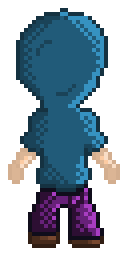
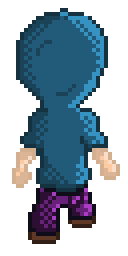
Layered file, before and after one edit (128 x 256). Changes by layer:
renamed "08" to "002", showed the group it (25 layers) over [12, 136, 120, 244]
added group "tronco" (7th of 8, in "002") with 4 layers in group "002" over [20, 136, 108, 192]
added layer "tronco-shadow copy" in group "tronco" over [24, 136, 92, 184]
added layer "tronco-fill" (7th of 8, in "002" › "tronco") in group "tronco" over [24, 136, 104, 184]
added layer "tronco copy" (7th of 8, in "002" › "tronco") in group "tronco" over [20, 136, 108, 192]
added group "braco" (13th of 16, in "002") with 4 layers in group "002" over [12, 148, 120, 188]
added layer "braco-light" (7th of 8, in "002" › "braco") in group "braco" over [20, 152, 116, 172]
added layer "braco-shadow" (7th of 8, in "002" › "braco") in group "braco" over [16, 148, 116, 184]
added layer "braco" (14th of 16, in "002" › "braco") in group "braco" over [12, 148, 120, 188]
added layer "braco-fill" (7th of 8, in "002" › "braco") in group "braco" over [12, 148, 120, 184]
added group "perna" (7th of 8, in "002") with 4 layers in group "002" over [32, 188, 96, 236]
added layer "pernas" (7th of 8, in "002" › "perna") in group "perna" over [32, 188, 96, 236]
added layer "pernas-fill" (7th of 8, in "002" › "perna") in group "perna" over [32, 188, 96, 232]
added group "pes" (13th of 16, in "002") with 4 layers in group "002" over [28, 216, 100, 244]
added layer "pes" (14th of 16, in "002" › "pes") in group "pes" over [28, 216, 96, 244]
added layer "pes-fill" (7th of 8, in "002" › "pes") in group "pes" over [32, 220, 96, 240]
hid group "01" (26 layers) over [8, 136, 120, 248]
moved "tronco copy" (8th of 8, in "01" › "costa" › "tronco") above "tronco-fill", painted on it over [20, 136, 108, 192]
painted on "braco" (16th of 16, in "01" › "costa" › "braco") over [16, 136, 112, 184]
painted on "braco-fill" (8th of 8, in "01" › "costa" › "braco") over [20, 136, 108, 184]
…and 4 more changes (3 added, 1 visibility)
